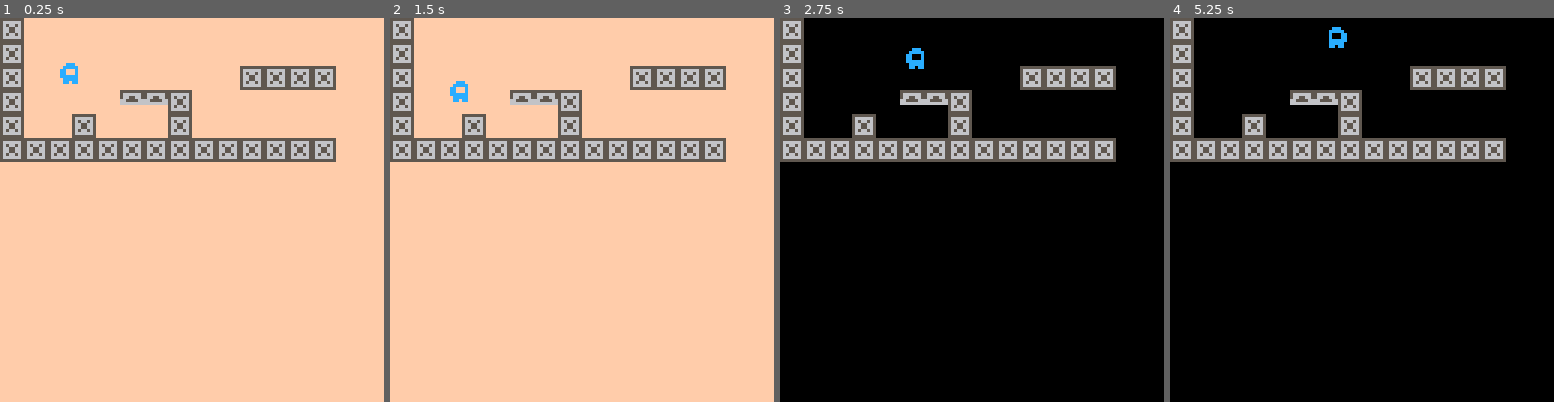
Above: before the commit, frames 1-4 (left to right).
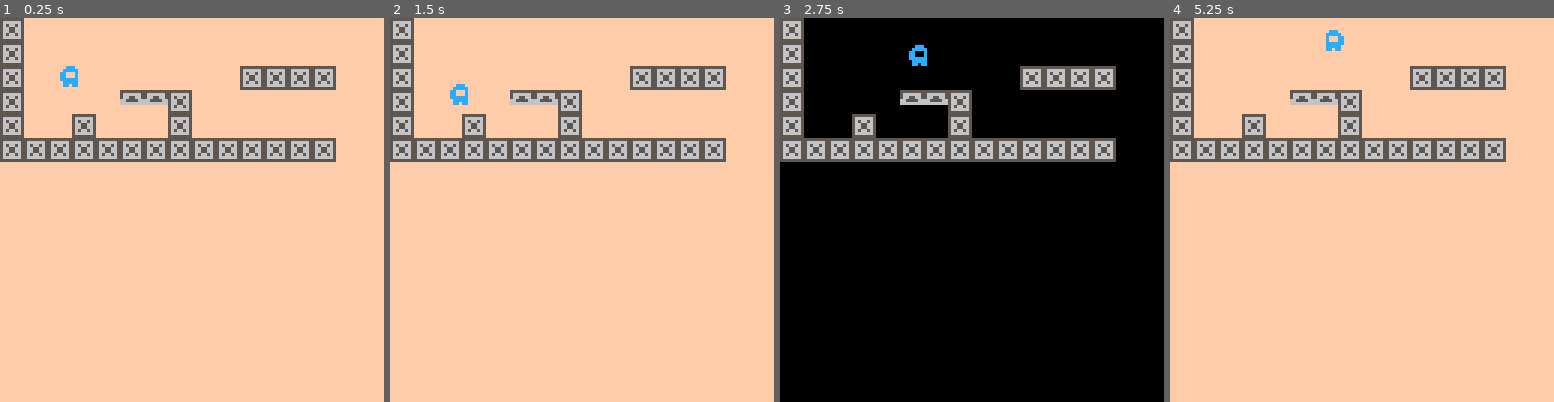
Above: after the commit, the same moments.

Repository: NataliaPrzemylska/milk1-way
Game: PICO-8 cartridge milkjourney.p8
Two runs of this game, one before a commit and one after it. Both use one fixed random seed, a clock stepped at 60 frames per second and the inputs below.
Inputs:
- Up to frame 1 (0.25 s): no input
- Up to frame 2 (1.5 s): tap X (X key) at 0.33, 1.07 s; tap O (Z key) at 0.7 s
- Up to frame 3 (2.75 s): hold Right 1.6-2.1 s; tap O (Z key) at 1.7, 2.1, 2.5 s; tap X (X key) at 1.85 s; hold Up 2.15-2.42 s; hold Right from 2.47 s (still down)
- Up to frame 4 (5.25 s): tap O (Z key) every 0.4 s from 2.9 to 4.9 s; tap X (X key) at 2.97, 4.08, 5.2 s; release Right at 3.03 s; hold Left 3.08-3.58 s; hold Right 4.02-4.68 s; hold Up 4.73-5.03 s; hold Left from 5.08 s (still down)

The runs differ from the first frame. In frame 1, 0.1% of the frame differs, in the area x 15-21%, y 11-18%; in frame 2, 0.1%; in frame 3, 0.2%; in frame 4, 89%, in the area x 0-100%, y 0-100%.

Commit message:
Change levels

Diff:
--- a/hello.lua
+++ /dev/null
@@ -1 +0,0 @@
-print("hello there")
--- a/levels.lua
+++ b/levels.lua
@@ -1,28 +1,31 @@
 mapX = 0
 mapY = 0
+level_index = 1
 
-spawn_points = {
+levels = {}
+levels[1] = { left_lvl=nil, right_lvl=2, mapX=0, mapY=0,
+    spawn_left={x=10, y=20}, spawn_right={x=120, y=32}}
 
-}
+levels[2] = { left_lvl=1, right_lvl=nil, mapX=1, mapY=0,
+    spawn_left={x=1, y=64}, spawn_right={x=120, y=32}}
 
-function on_level_change(right)
+function change_level(right)
+    local old_level_info = levels[level_index]
     if right then
-        if mapX < 3 then
-            mapX += 1
-        else
-            mapY += 1
-            mapX = 0
-        end
+        level_index = old_level_info.right_lvl
+    else
+        level_index = old_level_info.left_lvl
+    end
 
-        player.x -= 128
+    local level_info =levels[level_index]
+    mapX = level_info.mapX
+    mapY = level_info.mapY
+    local spawn
+    if right then
+        spawn = level_info.spawn_left
     else
-        if mapX > 0 then
-            mapX -= 1
-        else
-            mapY -= 1
-            mapX = 3
-        end
-
-        player.x += 128
+        spawn = level_info.spawn_right
     end
+    player.x = spawn.x
+    player.y = spawn.y
 end
--- a/main.lua
+++ b/main.lua
@@ -12,6 +12,7 @@
             obj.x += obj.spd
         end
     end
+    player_input()
 end
 
 function _draw()
@@ -21,7 +22,6 @@
         cls(0)
     end
     draw_player()
-    player_input()
 
     -- draw a screen of tiles in map
     map(mapX*16, mapY*16, 0, 0, 16, 16)
--- a/player.lua
+++ b/player.lua
@@ -122,6 +122,13 @@
     	end
     end
 
+    -- handle level bounds
+    if player.x > 127 - (player.width) then
+        change_level(true)
+    elseif player.x < 1 then
+        change_level(false)
+    end
+
     -- process cooldowns
     if day_cooldown > 0 then
         day_cooldown -= FRAME_TIME
